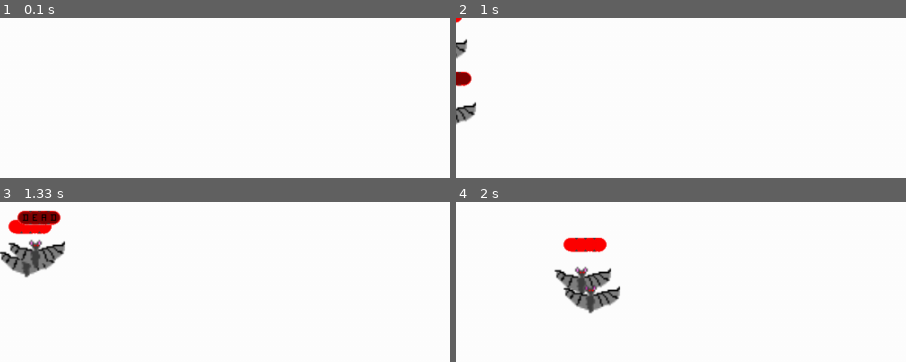
Above: before the commit, frames 1-4 (two rows, left to right).
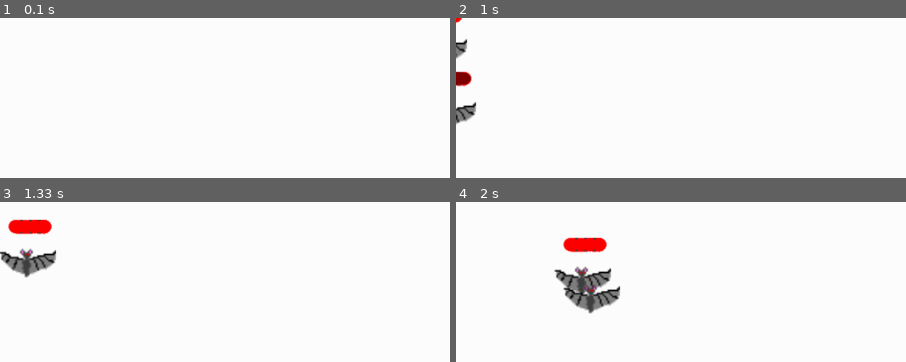
Above: after the commit, the same moments.

Repository: isnPC/Antoine-Leo-Mickael
Game: pygame game, started from Jeu.py
Two runs of this game, one before a commit and one after it. Both use one fixed random seed, a clock stepped at 60 frames per second and the inputs below.
Inputs:
- Up to frame 1 (0.1 s): no input
- Up to frame 2 (1 s): tap Space at 0.33, 0.73 s
- Up to frame 3 (1.33 s): tap Space at 1.03, 1.23 s
- Up to frame 4 (2 s): tap Space at 1.57, 1.87 s
The pictures show only the part of the screen within x 22-72%, y 13-63%; the shares and areas given below are measured in that part.

Frames 1-2 are identical in both runs. In frame 3, 2.0% of the frame differs, in the area x 1-15%, y 5-42%; in frame 4, nothing differs.

Commit message:
Add files via upload

Diff:
--- a/Jeu.py
+++ b/Jeu.py
@@ -42,7 +42,9 @@
 
 def mort_mob(mob):
     if mob.health == 0:
-        mob.remove
+        return True
+    else:
+        return False
 
 
 
@@ -64,9 +66,10 @@
 
     if vague == 1:
         for monstre in v1:
-            ecran.blit(monstre.image, monstre.rect)
-            barre2vie(monstre)
-            mort_mob(monstre)
+            if mort_mob(monstre) == False:
+                ecran.blit(monstre.image, monstre.rect)
+                barre2vie(monstre)
+
 
     for event in pygame.event.get():
         #-----[Gestion de la fermeture du jeu]-----#
